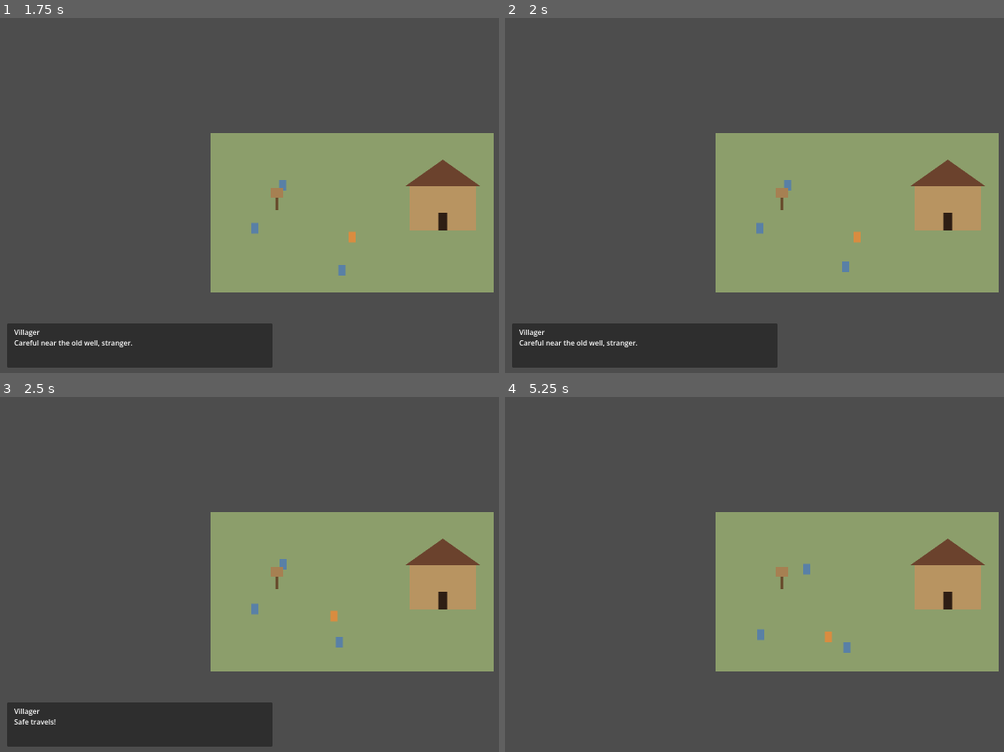
Above: before the commit, frames 1-4 (two rows, left to right).
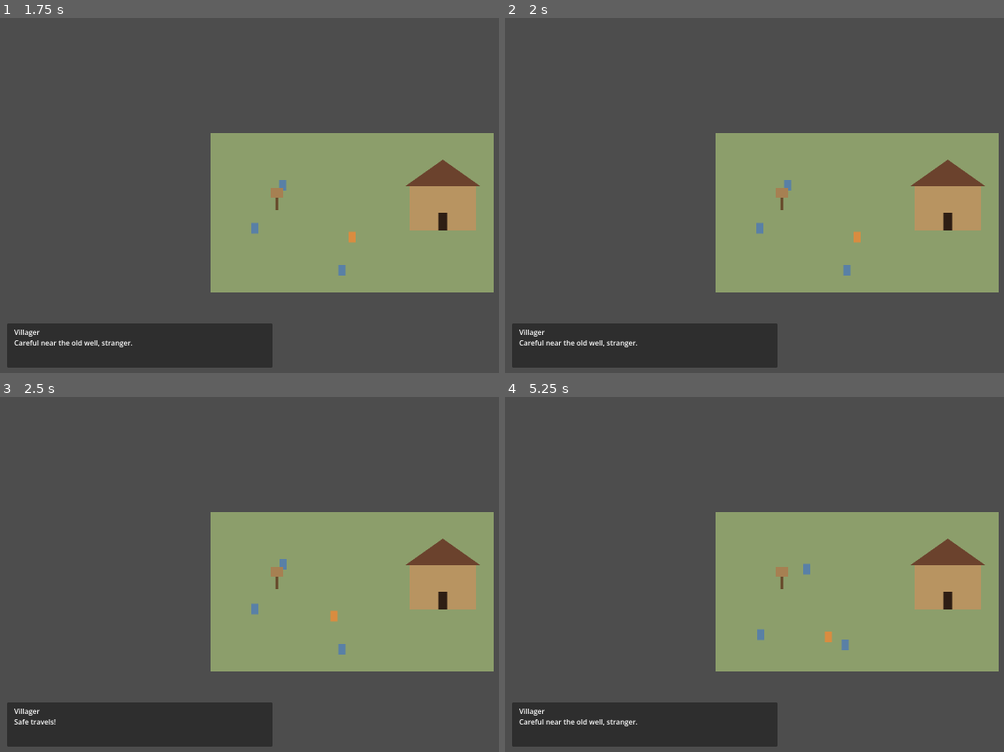
Above: after the commit, the same moments.

Repository: djkipyaboy/bunnies
Game: Godot game, scene res://world/town_demo.tscn
Two runs of this game, one before a commit and one after it. Both use one fixed random seed, a clock stepped at 60 frames per second and the inputs below. This scene is started directly instead of the project's main scene.
Inputs (mouse positions are in pixels of both pictures, inside the frame that each line leads up to):
- Up to frame 1 (1.75 s): move the mouse to (314, 291) at 0.52 s; hold W (move_up) 0.53-1.25 s; hold E (interact) 0.53-1.25 s; click (314, 291) at 0.67 s; tap Enter at 1.25 s; drag from (outside the picture) to (254, 227) at 1.27 s
- Up to frame 2 (2 s): no input
- Up to frame 3 (2.5 s): move the mouse to (139, 531) at 2.02 s; hold A (move_left) from 2.03 s (still down); hold E (interact) from 2.03 s (still down)
- Up to frame 4 (5.25 s): release A (move_left) at 2.75 s; release E (interact) at 2.75 s; drag from (894, 592) to (644, 531) at 2.77 s; move the mouse to (749, 492) at 3.52 s; hold S (move_down) 3.53-4.25 s; hold E (interact) 3.53-4.25 s; tap Space at 4.25 s; drag from (outside the picture) to (809, 570) at 4.27 s; move the mouse to (714, 610) at 5.02 s; hold W (move_up) from 5.03 s (still down); hold E (interact) from 5.03 s (still down); click (714, 610) at 5.17 s

Frame 1 is identical in both runs. In frame 2, less than 0.1% of the frame differs, in the area x 67-70%, y 68-73%; in frame 3, less than 0.1%; in frame 4, 6.6%, in the area x 1-70%, y 68-99%.

Commit message:
fix(town-demo): pause an NPC's wandering while the PC is talking to it
Playtest finding: a Villager kept wandering during its own dialogue, and
since its CollisionShape2D stayed solid, move_and_slide()'s push-out could
drag the PC along with it mid-conversation.

Villager.set_wander_paused() gates _physics_process's movement (collision
shape untouched, so blocking an NPC's path by standing in front of it still
works exactly as before). town_demo.gd tracks which Villager is currently
being talked to (_talking_to, set via a per-villager .bind() on
dialogue_requested) and pauses/resumes it on DialogueBox open/close.

Confirmed fixed by playtest. Re-ran the affected suites (villager_wander,
town_demo_smoke, door_transition, dialogue_box, dialogue_set,
town_demo_boundary_walls, interactable) — all green.

Co-Authored-By: Claude Sonnet 5 <noreply@anthropic.com>

Diff:
--- a/world/town_demo.gd
+++ b/world/town_demo.gd
@@ -26,6 +26,7 @@
 var _interact_prompt: InteractPrompt
 var _shop_entry_marker: Marker2D
 var _highlighted_target: Interactable
+var _talking_to: Villager
 
 func _ready() -> void:
 	_build_exterior()
@@ -60,7 +61,7 @@
 		villager.name = "Villager%d" % i
 		villager.global_position = villager_data[i]["pos"]
 		villager.dialogue = _make_dialogue(villager_data[i]["line"])
-		villager.dialogue_requested.connect(_on_dialogue_requested)
+		villager.dialogue_requested.connect(_on_dialogue_requested.bind(villager))
 		_exterior.add_child(villager)
 
 	var board := AdventuringBoard.new()
@@ -113,7 +114,7 @@
 	shopkeeper.can_wander = false
 	shopkeeper.global_position = Vector2(960, 100)
 	shopkeeper.dialogue = _make_dialogue("Welcome! Nothing's actually for sale yet — just testing the shop layout.", "Shopkeeper")
-	shopkeeper.dialogue_requested.connect(_on_dialogue_requested)
+	shopkeeper.dialogue_requested.connect(_on_dialogue_requested.bind(shopkeeper))
 	_interior.add_child(shopkeeper)
 
 	_shop_entry_marker = Marker2D.new()
@@ -195,6 +196,7 @@
 	_dialogue_box = DialogueBox.new()
 	_dialogue_box.position = Vector2(20, 700)
 	_dialogue_box.custom_minimum_size = Vector2(600, 100)
+	_dialogue_box.closed.connect(_on_dialogue_closed)
 	ui.add_child(_dialogue_box)
 
 	_board_panel = AdventuringBoardPanel.new()
@@ -272,8 +274,17 @@
 		entries.append(entry)
 	return entries
 
-func _on_dialogue_requested(dialogue_set: DialogueSet) -> void:
+## Also pauses the talking Villager's own wandering — otherwise it can keep moving (and,
+## via move_and_slide()'s push-out, drag the PC along with it) for the whole conversation.
+func _on_dialogue_requested(dialogue_set: DialogueSet, villager: Villager) -> void:
+	_talking_to = villager
+	villager.set_wander_paused(true)
 	_dialogue_box.open(dialogue_set)
+
+func _on_dialogue_closed() -> void:
+	if _talking_to != null:
+		_talking_to.set_wander_paused(false)
+		_talking_to = null
 
 func _on_board_opened(entries: Array[QuestBoardEntry]) -> void:
 	_board_panel.open_for(entries)
--- a/world/villager.gd
+++ b/world/villager.gd
@@ -17,6 +17,7 @@
 var _home_position: Vector2
 var _wander_target: Vector2
 var _pause_timer: float = 0.0
+var _wander_paused: bool = false
 
 ## Picks a point within leash_radius of origin, given an explicit angle and distance
 ## fraction (both supplied by the caller so this stays a pure, deterministic,
@@ -48,8 +49,14 @@
 	add_child(interaction_zone)
 	interaction_zone.interacted.connect(_on_interacted)
 
+## Stops this Villager's wandering (e.g. while the PC is talking to it) so it can't drag
+## the PC along via move_and_slide()'s push-out while a conversation is in progress. Leaves
+## its collision shape untouched — it still blocks the PC, same as any other obstacle.
+func set_wander_paused(paused: bool) -> void:
+	_wander_paused = paused
+
 func _physics_process(delta: float) -> void:
-	if not can_wander:
+	if not can_wander or _wander_paused:
 		return
 	if global_position.distance_to(_wander_target) < 2.0:
 		_pause_timer -= delta
